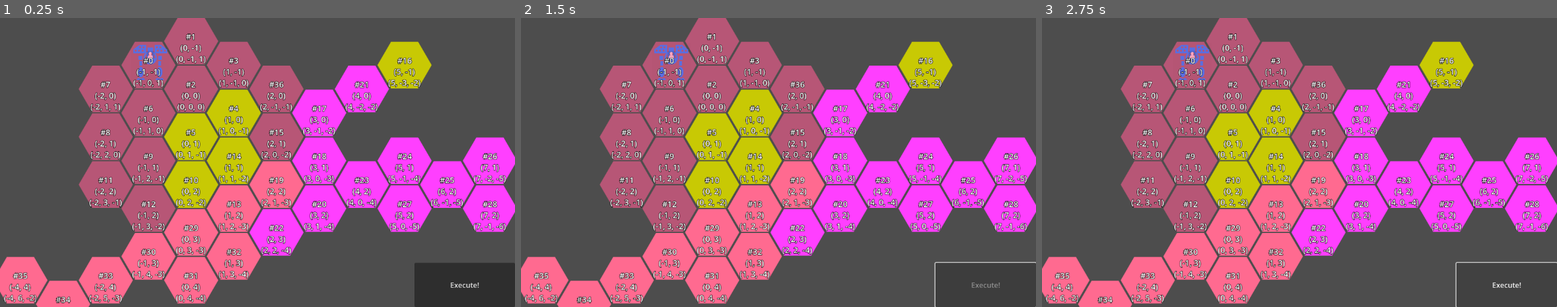
Above: before the commit, frames 1-3 (left to right).
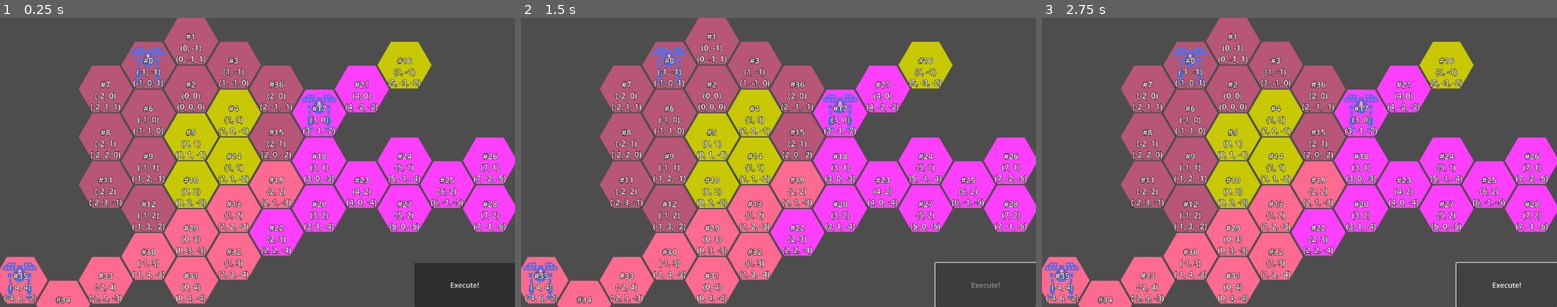
Above: after the commit, the same moments.

Repository: ArokhSlade/confetticore
Game: Godot game, scene res://game.tscn
Same seed, same stepped clock (60 frames per second), same inputs: the game is played once before the commit and once after it. The project has no main scene, so this scene is started directly.
Inputs:
- Up to frame 1 (0.25 s): no input
- Up to frame 2 (1.5 s): click "Execute!" at 0.5 s; click "Execute!" at 1.25 s
- Up to frame 3 (2.75 s): click "Execute!" at 2 s

The runs differ from the first frame. In frame 1, 1.0% of the frame differs, in the area x 0-66%, y 9-97%; in frame 2, 1.0%; in frame 3, 1.0%.

Commit message:
fixed bug where units finish turn early
added multiple units.
added has_finished_moving flag.
now finished_moving is only signalled once per turn.
(bugs root cause was a unit who finished would keep signalling each turn, driving the units finished moving count up)

Diff:
--- a/level.tscn
+++ b/level.tscn
@@ -58,10 +58,28 @@
 mech_step_timer = NodePath("../MechStepTimer")
 
 [node name="Mech" parent="Mechs" node_paths=PackedStringArray("pilot") instance=ExtResource("3_oi3di")]
-position = Vector2(-41, -8)
+position = Vector2(-48, 0)
 pilot = NodePath("Pilot")
 
 [node name="Pilot" parent="Mechs/Mech" instance=ExtResource("5_f2txt")]
+position = Vector2(0, -26)
+call_sign = "gerald"
+experience = 1336
+
+[node name="Mech2" parent="Mechs" node_paths=PackedStringArray("pilot") instance=ExtResource("3_oi3di")]
+position = Vector2(523, 157)
+pilot = NodePath("Pilot")
+
+[node name="Pilot" parent="Mechs/Mech2" instance=ExtResource("5_f2txt")]
+position = Vector2(0, -26)
+call_sign = "gerald"
+experience = 1336
+
+[node name="Mech3" parent="Mechs" node_paths=PackedStringArray("pilot") instance=ExtResource("3_oi3di")]
+position = Vector2(-477, 720)
+pilot = NodePath("Pilot")
+
+[node name="Pilot" parent="Mechs/Mech3" instance=ExtResource("5_f2txt")]
 position = Vector2(0, -26)
 call_sign = "gerald"
 experience = 1336
--- a/level/mechs.gd
+++ b/level/mechs.gd
@@ -20,12 +20,16 @@
 	if get_mechs_count() == 0:
 		finished_moving_all.emit()
 
+	for mech : Mech in get_children():
+		mech.start_moving()
+
 	has_finished_moving_all = false
 	mech_step_timer.start()
 
 func on_mech_finished_moving():
 	mechs_finished_moving_count += 1
-	if get_mechs_count() == mechs_finished_moving_count:
+	var mechs_count = get_mechs_count()
+	if mechs_count == mechs_finished_moving_count:
 		finish_moving_all()
 
 func finish_moving_all():
--- a/mech/mech.gd
+++ b/mech/mech.gd
@@ -2,6 +2,8 @@
 class_name Mech
 
 signal finished_moving
+
+var has_finished_moving = true
 
 @export var pilot : Pilot
 var hit_points : int
@@ -17,17 +19,24 @@
 	return coords
 
 func move_step():
-	if path == null:
-		finished_moving.emit()
+	if has_finished_moving:
+		return
+
+	if path == null or path.is_empty():
+		finish_turn()
 		return
 
 	if not path.is_empty():
 		global_position = path.points[0]
 		path.pop_front()
 
-	if path.is_empty():
-		path = null
-		finished_moving.emit()
+func finish_turn():
+	path = null
+	has_finished_moving = true
+	finished_moving.emit()
+
+func start_moving():
+	has_finished_moving = false
 
 func set_path(new_path):
 	path = new_path
